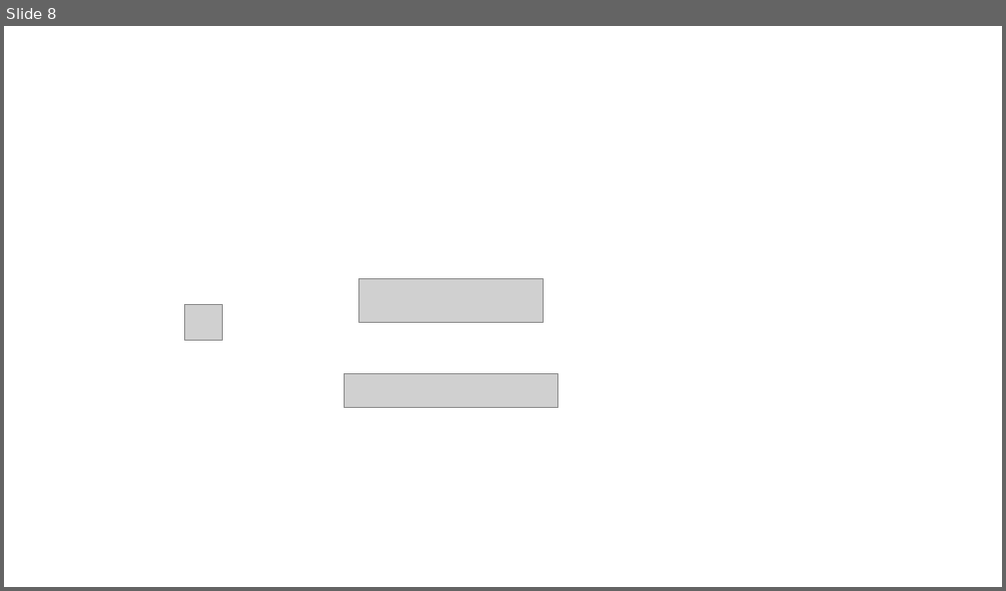
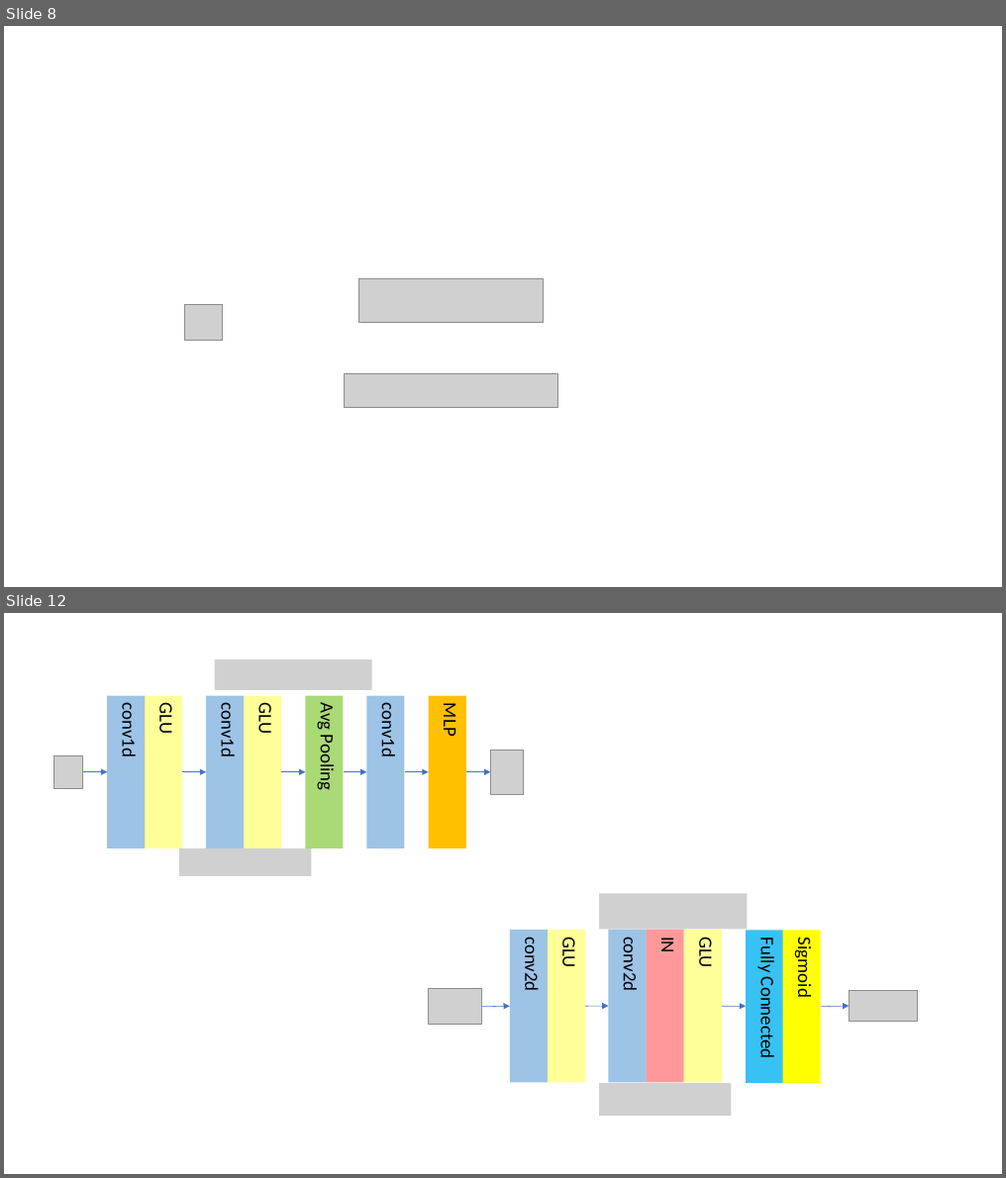
Before and after one commit to bottlecapper/ICASSP19, a slide deck: figures.pptx. Shown one above the other, each under a label of ours: slide 8 before the commit, slides 8 and 12 after it; the slides between them are not shown. The pictures are 1006x591 and 1006x1178 pixels, drawn with LibreOffice and Linux fonts; fonts in the diff are those of the drawing; grey boxes stand for pictures. Boxes give left, top, right and bottom in pixels: in the first picture for what was removed or moved away, otherwise in the second. Text is boxed around its words. In the diff, an @@ line names an element or a change of style, - is before the commit and + after.

```diff
--- a/figures.pptx
+++ b/figures.pptx
@@ slide 12 added at box(4, 613, 1002, 1174), background #FFFFFF @@
@@ group added at box(54, 660, 523, 876): 7 rectangles, 6 arrows, 4 pictures @@
+conv1d
+GLU
+conv1d
+GLU
+Avg Pooling
+conv1d
+MLP
@@ group added at box(429, 894, 918, 1116): 7 rectangles, 4 pictures, 4 arrows @@
+conv2d
+GLU
+conv2d
+IN
+GLU
+Fully Connected
+Sigmoid
```
Also in this commit, not shown: 1 slide changed, 2 other slides added, 12 other files.
